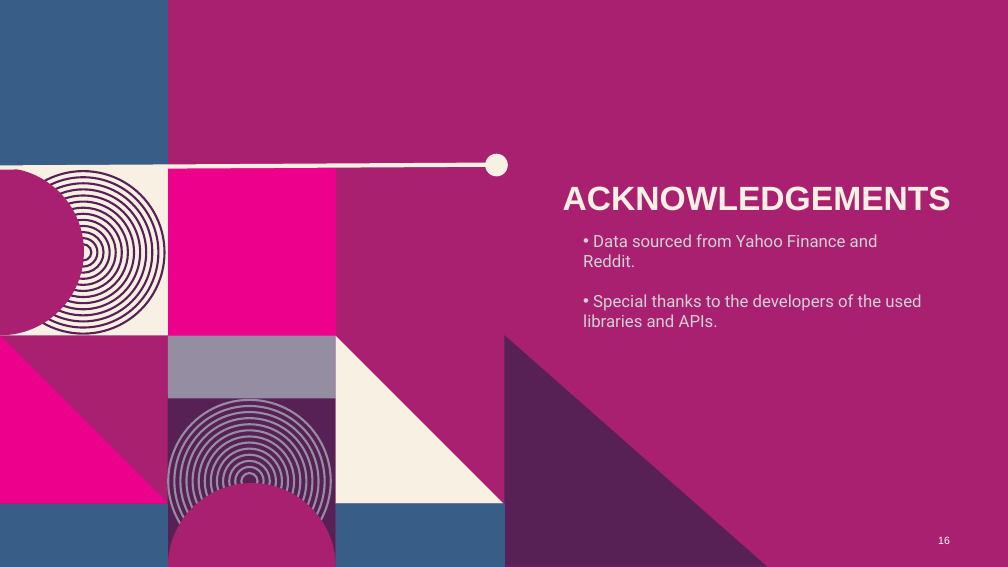
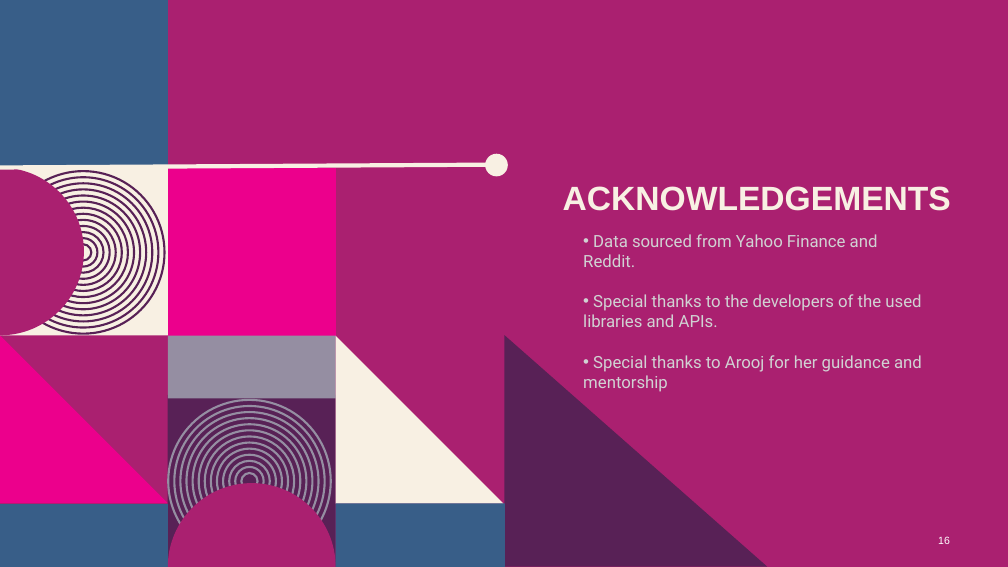
Before and after one commit to AprilHolmes7825/Project_1, a slide deck: slide 16 of Reddit Yahoo Finance Presentation.pptx. Drawn at 1008x567 pixels with LibreOffice and Linux fonts; fonts in the diff are those of the drawing; background and template pictures are left out. Boxes give left, top, right and bottom in pixels: in the first picture for what was removed or moved away, otherwise in the second. Text is boxed around its words. In the diff, an @@ line names an element or a change of style, - is before the commit and + after.

```diff
--- a/Reddit Yahoo Finance Presentation.pptx
+++ b/Reddit Yahoo Finance Presentation.pptx
@@ text at [593, 355, 922, 372]: paragraph added @@
+• Special thanks to Arooj for her guidance and mentorship
```
Also in this commit, not shown: 1 other slide changed.
